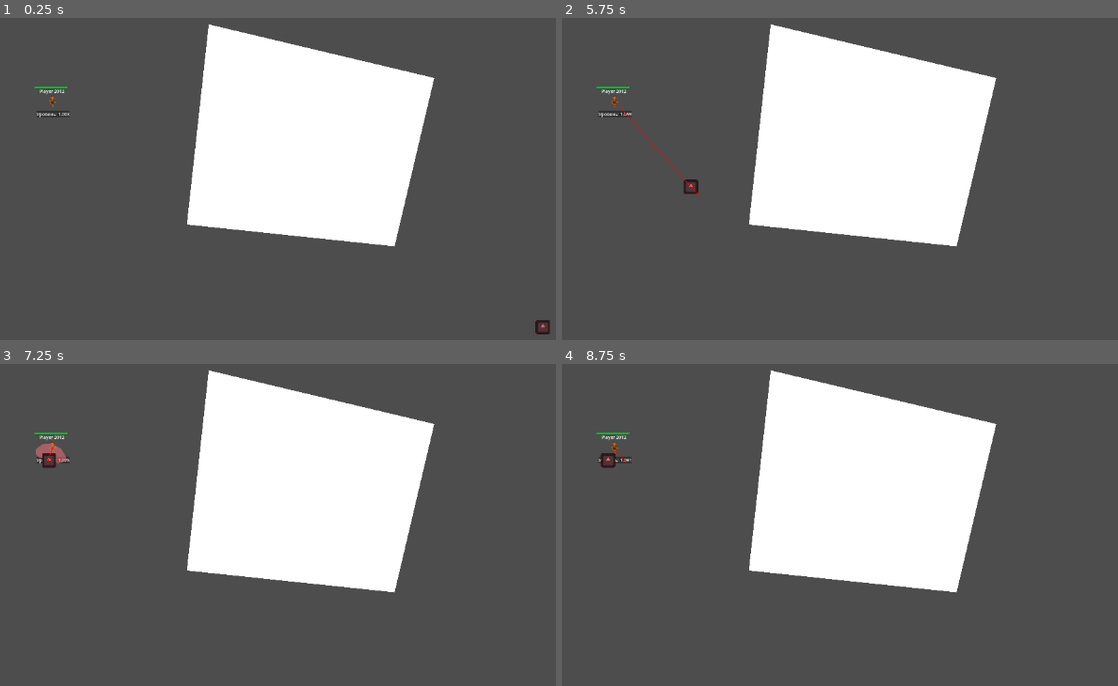
Above: before the commit, frames 1-4 (two rows, left to right).
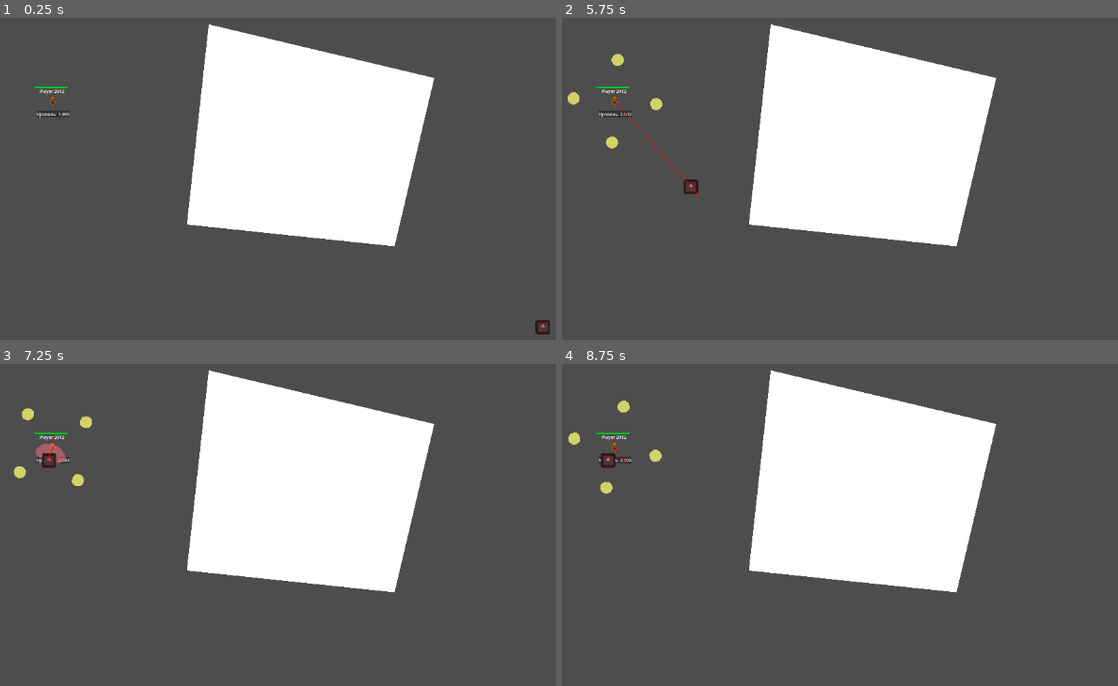
Above: after the commit, the same moments.

Repository: lunaro-4/WerewolfDestroyers
Game: Godot game, scene res://Scenes/level.tscn
Two runs of this game, one before a commit and one after it. Both use one fixed random seed, a clock stepped at 60 frames per second and the inputs below. This scene is started directly instead of the project's main scene. The engine's default icon, where the game draws it, is replaced by a stand-in: a white triangle on a blue panel in a dark square.
Inputs (mouse positions are in pixels of both pictures, inside the frame that each line leads up to):
- Up to frame 1 (0.25 s): no input
- Up to frame 2 (5.75 s): tap Enter (Suget) at 0.5 s; move the mouse to (1012, 143) at 0.52 s; hold Right (right) 0.53-1.25 s; click (1012, 143) at 0.6 s; tap Tab (Shop) at 0.77, 3.77 s; drag from (695, 185) to (617, 101) at 1.27 s; move the mouse to (923, 72) at 2.02 s; hold Right (right) 2.03-2.75 s; tap Z at 2.1, 5.1 s; tap Space at 2.75 s; drag from (806, 249) to (617, 101) at 2.77 s; move the mouse to (1073, 227) at 3.52 s; hold A (left) 3.53-4.25 s; click (1073, 227) at 3.6 s; drag from (617, 101) to (795, 240) at 4.27 s; move the mouse to (884, 162) at 5.02 s; hold S (down) from 5.03 s (still down); click (884, 162) at 5.17 s
- Up to frame 3 (7.25 s): release S (down) at 5.75 s; drag from (172, 405) to (127, 531) at 5.77 s; move the mouse to (450, 489) at 6.52 s; hold W (up) from 6.53 s (still down); click (450, 489) at 6.6 s; tap Tab (Shop) at 6.77 s
- Up to frame 4 (8.75 s): release W (up) at 7.25 s; drag from (695, 531) to (612, 454) at 7.27 s; move the mouse to (923, 418) at 8.02 s; hold S (down) from 8.03 s (still down); tap Z at 8.1 s

The runs differ from the first frame. In frame 1, less than 0.1% of the frame differs, in the area x 11-13%, y 29-31%; in frame 2, 0.3%, in the area x 1-19%, y 11-41%; in frame 3, 0.3%; in frame 4, 0.3%.
Error in both runs: Attempt to call function 'set_text' in base 'null instance' on a null instance. (res://Scripts/level.gd:37)

Commit message:
Добавил второй скилл герою

Diff:
--- a/Scenes/player_character.tscn
+++ b/Scenes/player_character.tscn
@@ -9,7 +9,9 @@
 [ext_resource type="Script" path="res://Scripts/hero_attack_animation.gd" id="6_kkaox"]
 [ext_resource type="Script" path="res://CustomComponents/hit_box_component.gd" id="7_ctyau"]
 [ext_resource type="Theme" uid="uid://lk60rpu5lxfr" path="res://core_theme.tres" id="8_g5nkn"]
+[ext_resource type="Script" path="res://Scripts/hero_2_skill_animation_main.gd" id="8_msvj6"]
 [ext_resource type="Script" path="res://Scripts/HSlider.gd" id="9_ic7l6"]
+[ext_resource type="Script" path="res://Scripts/attack_2_polygon.gd" id="9_l2kwb"]
 [ext_resource type="PackedScene" uid="uid://cg5holg485hji" path="res://CustomComponents/regeneration_component.tscn" id="10_kwqux"]
 [ext_resource type="PackedScene" uid="uid://bselw8ieny17t" path="res://CustomComponents/pathfinding_logic.tscn" id="12_khadm"]
 [ext_resource type="Texture2D" uid="uid://c7umwl5ntmus" path="res://Assets/EntitySprite/hero.png" id="13_hc4di"]
@@ -19,6 +21,9 @@
 
 [sub_resource type="CircleShape2D" id="CircleShape2D_wrykn"]
 radius = 277.545
+
+[sub_resource type="CircleShape2D" id="CircleShape2D_hl1oo"]
+radius = 25.1794
 
 [sub_resource type="RectangleShape2D" id="RectangleShape2D_aueyh"]
 size = Vector2(112, 112)
@@ -139,12 +144,68 @@
 polygon = PackedVector2Array(-5, 119, -16, 32, -75, 89, -37, 15, -120, -3, -39, -26, -84, -81, -22, -38, -1, -119, 12, -40, 74, -90, 32, -15, 121, 2, 36, 24, 84, 76, 23, 38)
 script = ExtResource("6_kkaox")
 
-[node name="Attack2Component" parent="Attacks" instance=ExtResource("3_hm7q6")]
-
-[node name="HitBox2Component" type="Area2D" parent="Attacks" node_paths=PackedStringArray("attack_component")]
+[node name="Attack2Component" parent="Attacks" node_paths=PackedStringArray("hitbox") instance=ExtResource("3_hm7q6")]
+delay = 0.5
+hit_window = 1.0
+hitbox = NodePath("../HitBox2Component")
+
+[node name="HitBox2Component" type="Area2D" parent="Attacks" node_paths=PackedStringArray("attack_component", "hit_animation_object")]
 script = ExtResource("7_ctyau")
 damage = 5.0
 attack_component = NodePath("../Attack2Component")
+hit_animation_object = NodePath("Animation")
+
+[node name="HitBox1Shape" type="CollisionShape2D" parent="Attacks/HitBox2Component"]
+position = Vector2(150, 0)
+shape = SubResource("CircleShape2D_hl1oo")
+
+[node name="HitBox1Shape2" type="CollisionShape2D" parent="Attacks/HitBox2Component"]
+position = Vector2(-150, 0)
+shape = SubResource("CircleShape2D_hl1oo")
+
+[node name="HitBox1Shape3" type="CollisionShape2D" parent="Attacks/HitBox2Component"]
+position = Vector2(0, -150)
+shape = SubResource("CircleShape2D_hl1oo")
+
+[node name="HitBox1Shape4" type="CollisionShape2D" parent="Attacks/HitBox2Component"]
+position = Vector2(0, 150)
+shape = SubResource("CircleShape2D_hl1oo")
+
+[node name="Animation" type="Node2D" parent="Attacks/HitBox2Component"]
+script = ExtResource("8_msvj6")
+
+[node name="Shapes" type="Node2D" parent="Attacks/HitBox2Component"]
+
+[node name="Attack2Polygon" type="Polygon2D" parent="Attacks/HitBox2Component/Shapes"]
+position = Vector2(125, 0)
+scale = Vector2(0.56, 0.56)
+color = Color(1, 1, 0.443137, 0)
+polygon = PackedVector2Array(4, -4, 8, -17, 16, -27, 28, -37, 45, -41, 57, -36, 69, -31, 77, -21, 82, -9, 84, 2, 78, 17, 71, 28, 59, 36, 44, 41, 27, 36, 15, 26, 7, 10)
+script = ExtResource("9_l2kwb")
+
+[node name="Attack2Polygon2" type="Polygon2D" parent="Attacks/HitBox2Component/Shapes"]
+position = Vector2(0, 125)
+rotation = 1.5708
+scale = Vector2(0.56, 0.56)
+color = Color(1, 1, 0.443137, 0)
+polygon = PackedVector2Array(4, -4, 8, -17, 16, -27, 28, -37, 45, -41, 57, -36, 69, -31, 77, -21, 82, -9, 84, 2, 78, 17, 71, 28, 59, 36, 44, 41, 27, 36, 15, 26, 7, 10)
+script = ExtResource("9_l2kwb")
+
+[node name="Attack2Polygon3" type="Polygon2D" parent="Attacks/HitBox2Component/Shapes"]
+position = Vector2(-125, 0)
+rotation = 3.14159
+scale = Vector2(0.56, 0.56)
+color = Color(1, 1, 0.443137, 0)
+polygon = PackedVector2Array(4, -4, 8, -17, 16, -27, 28, -37, 45, -41, 57, -36, 69, -31, 77, -21, 82, -9, 84, 2, 78, 17, 71, 28, 59, 36, 44, 41, 27, 36, 15, 26, 7, 10)
+script = ExtResource("9_l2kwb")
+
+[node name="Attack2Polygon4" type="Polygon2D" parent="Attacks/HitBox2Component/Shapes"]
+position = Vector2(0, -125)
+rotation = 4.71239
+scale = Vector2(0.56, 0.56)
+color = Color(1, 1, 0.443137, 0)
+polygon = PackedVector2Array(4, -4, 8, -17, 16, -27, 28, -37, 45, -41, 57, -36, 69, -31, 77, -21, 82, -9, 84, 2, 78, 17, 71, 28, 59, 36, 44, 41, 27, 36, 15, 26, 7, 10)
+script = ExtResource("9_l2kwb")
 
 [node name="CollisionShape" type="CollisionShape2D" parent="."]
 scale = Vector2(0.4, 0.4)
@@ -221,4 +282,5 @@
 [connection signal="on_death" from="HealthComponent" to="." method="_on_death"]
 [connection signal="on_health_decrease" from="HealthComponent" to="." method="_on_health_component_on_health_decrease"]
 [connection signal="attack_finished" from="Attacks/Attack1Component" to="." method="_on_attack_1_component_attack_finished"]
+[connection signal="attack_finished" from="Attacks/Attack2Component" to="." method="_on_attack_2_component_attack_finished"]
 [connection signal="timeout" from="MoveTimer" to="." method="_on_move_timer_timeout"]
--- /dev/null
+++ b/Scripts/animation_base.gd
@@ -0,0 +1,39 @@
+extends Node2D
+
+
+# Called when the node enters the scene tree for the first time.
+
+
+@export var main_sprite : AnimatedSprite2D
+@export var attack_sprite : AnimatedSprite2D
+
+@onready var local_hit_wait
+
+
+func _ready():
+	attack_sprite.animation_looped.connect(_on_attack_sprite_animation_finished)
+
+
+func animate_after_delay(_hit_wait):
+	pass
+
+func animate(_hit_wait):
+	attack_sprite.sprite_frames.set_animation_speed("default", 1)
+	attack_sprite.set_frame(0)
+	main_sprite.visible = false
+	attack_sprite.visible = true
+	var sprite_count =attack_sprite.sprite_frames.get_frame_count("default")
+	attack_sprite.play("", sprite_count/_hit_wait)
+	pass
+
+
+func animate_delay(delay_wait, _hit_wait):
+	local_hit_wait = _hit_wait
+	pass
+
+func _on_attack_sprite_animation_finished():
+	#animate_after_delay(local_hit_wait)
+	main_sprite.visible = true
+	attack_sprite.visible = false
+	attack_sprite.stop()
+	pass
--- /dev/null
+++ b/Scripts/attack_2_polygon.gd
@@ -0,0 +1,11 @@
+extends Polygon2D
+
+
+
+func animate(_hit_wait):
+	color.a = 0.8
+	var fade_interval = _hit_wait/20
+	for i in range(20):
+		await get_tree().create_timer(fade_interval).timeout
+		color.a -= 0.05
+	pass
--- /dev/null
+++ b/Scripts/hero_2_skill_animation_main.gd
@@ -0,0 +1,41 @@
+extends Node2D
+
+
+
+@export var main_sprite : AnimatedSprite2D
+
+@onready var shapes_array = $"../Shapes".get_children() as Array[Polygon2D]
+
+@onready var local_hit_wait
+
+
+const ROTATION_FRAMES =50
+
+func _ready():
+	pass
+
+func animate_after_delay(_hit_wait):
+	pass
+
+func animate(hit_wait):
+	########code########
+
+	rotate_hitbox(hit_wait)
+	for shape in shapes_array:
+		shape.animate(hit_wait)
+	pass
+
+func rotate_hitbox(hit_wait):
+	var rotation_wait = hit_wait/ROTATION_FRAMES
+	for i in range(ROTATION_FRAMES):
+		get_parent().rotation_degrees += 90/ROTATION_FRAMES
+		await get_tree().create_timer(rotation_wait).timeout
+
+
+func animate_delay(delay_wait, _hit_wait):
+	local_hit_wait = _hit_wait
+	pass
+
+func _on_attack_sprite_animation_finished():
+	animate_after_delay(local_hit_wait)
+	pass
--- a/Scripts/player_character.gd
+++ b/Scripts/player_character.gd
@@ -3,7 +3,7 @@
 
 @onready var attack_component = $Attacks/Attack1Component as AttackComponent
 
-@onready var level: float = 1.0
+@onready var level: float = 1.9
 
 @onready var difficulty_scale : float = 1
 
@@ -73,6 +73,7 @@
 	if floor(level) >= 2 and not_second_level:
 		$HealthComponent.multiply_health(2)
 		not_second_level = false
+		_on_attack_2_component_attack_finished()
 		pass
 
 
@@ -80,3 +81,8 @@
 func _on_move_timer_timeout():
 	direction = target_location.global_position - global_position
 	pass # Replace with function body.
+
+
+func _on_attack_2_component_attack_finished():
+	$Attacks/Attack2Component.attack()
+	pass # Replace with function body.
Not shown: 1 places in Scenes/player_character.tscn that only renumber resources
